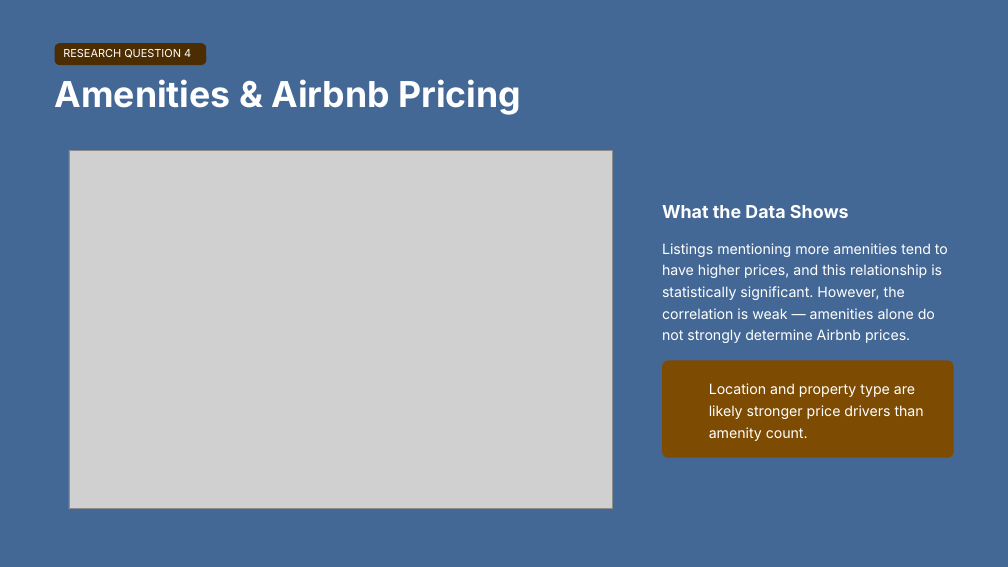
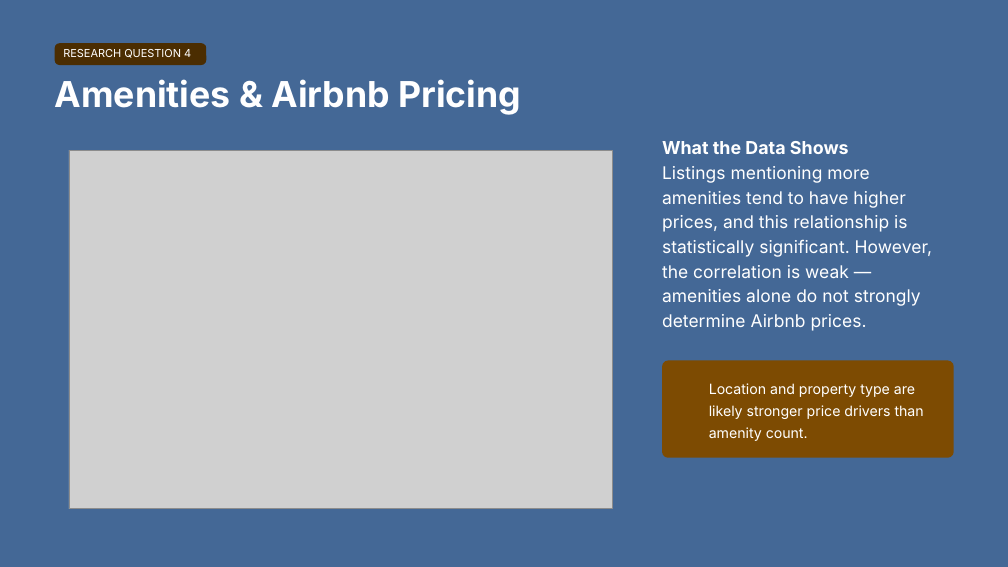
Before and after one commit to jannoelvero/first_project, a slide deck: slide 11 of slides/project_presentation.pptx. Drawn at 1008x567 pixels with LibreOffice and Linux fonts; fonts in the diff are those of the drawing; grey boxes stand for pictures; background and template pictures are left out. Boxes give left, top, right and bottom in pixels: in the first picture for what was removed or moved away, otherwise in the second. Text is boxed around its words. In the diff, an @@ line names an element or a change of style, - is before the commit and + after.

```diff
--- a/slides/project_presentation.pptx
+++ b/slides/project_presentation.pptx
@@ text "What the Data Shows": place and size @@
-text "What the Data Shows" at [662,205,849,218]
+text "What the Data Shows" at [662,141,849,154]
@@ text "Listings mentioning more amenities tend ...": place and size @@
-text "Listings mentioning more amenities tend ..." at [662,243,948,343]
+text "Listings mentioning more amenities tend ..." at [662,166,932,331]
@@ text "Listings mentioning more amenities tend ..." at [662,166,932,331]: size 13.5 to 16.6 pt; line spacing 1.28 to 1.18 @@
```
Also in this commit, not shown: 13 other slides changed, 1 slide added.
